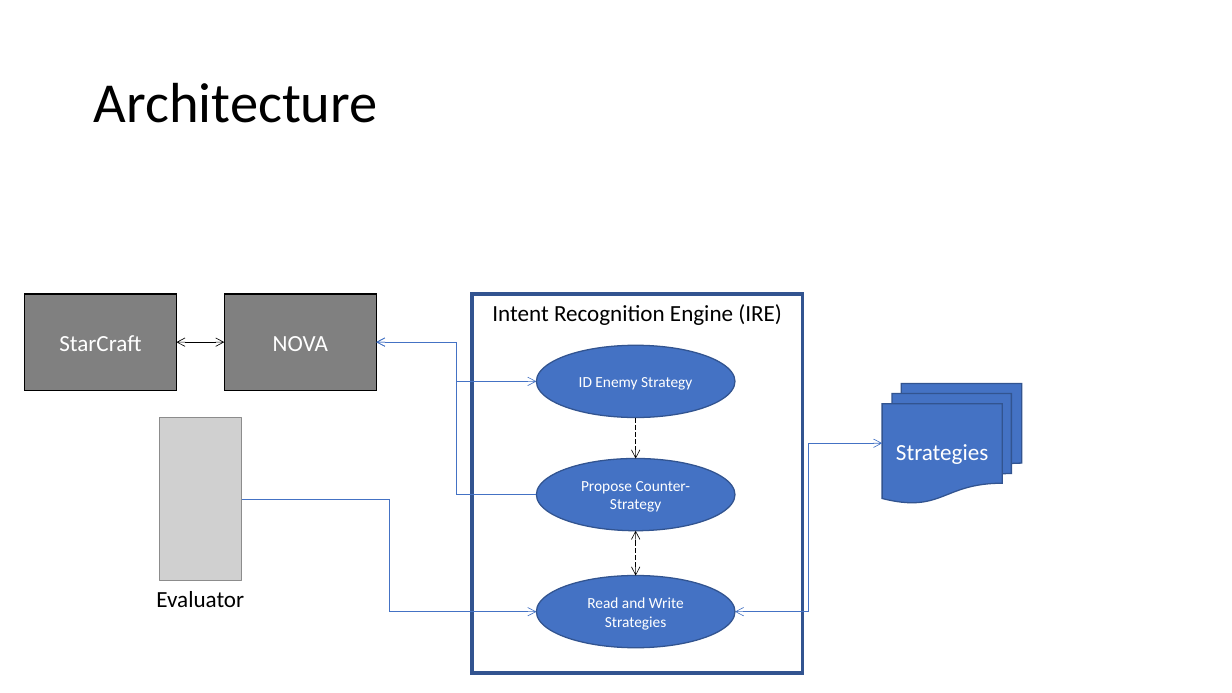
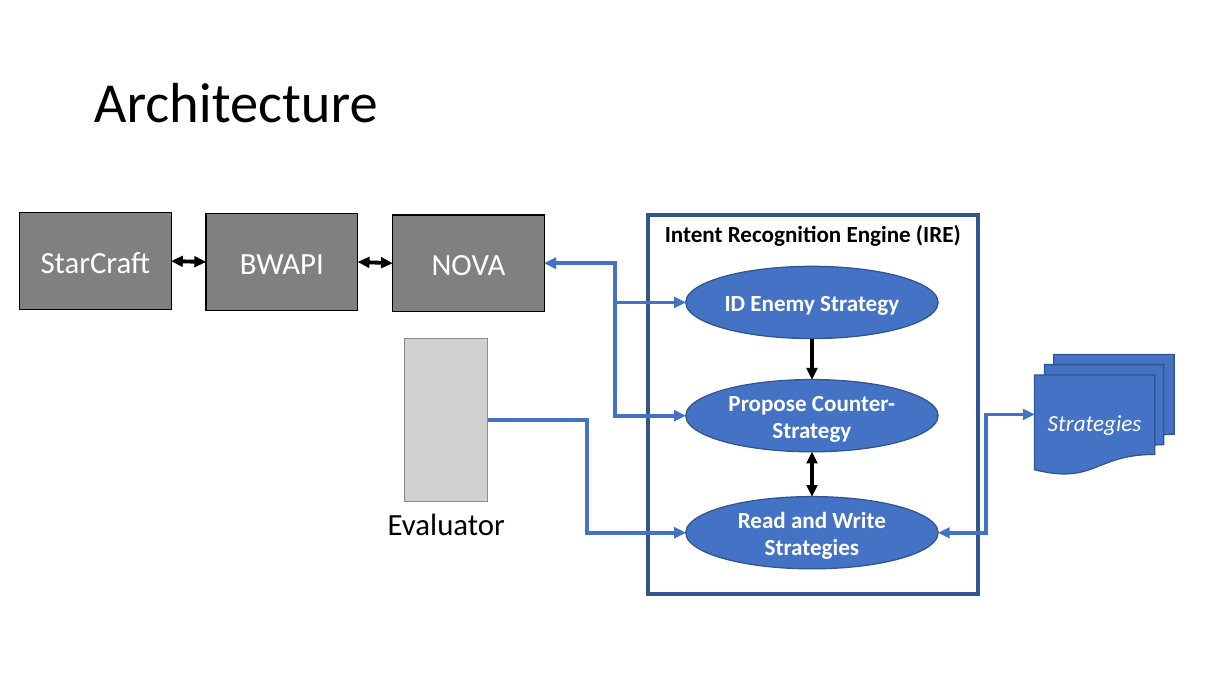
Before and after one commit to mikewkozak/IRE, a slide deck: slide 12 of Documentation/Architecture.pptx. Drawn at 1232x693 pixels with LibreOffice and Linux fonts; fonts in the diff are those of the drawing; grey boxes stand for pictures. Boxes give left, top, right and bottom in pixels: in the first picture for what was removed or moved away, otherwise in the second. Text is boxed around its words. In the diff, an @@ line names an element or a change of style, - is before the commit and + after.

Commit message:
Updates to Thesis including additional references and NOVA test results

```diff
--- a/Documentation/Architecture.pptx
+++ b/Documentation/Architecture.pptx
@@ rectangle "StarCraft" moved from (x1=24, y1=294, x2=176, y2=390) to (x1=19, y1=213, x2=171, y2=309) @@
@@ rectangle added at (x1=206, y1=213, x2=358, y2=310), fill #808080, outline #000000 1 pt, 24 pt, text #FFFFFF @@
+BWAPI
@@ rectangle "NOVA" moved from (x1=225, y1=294, x2=376, y2=390) to (x1=393, y1=215, x2=544, y2=311) @@
@@ rectangle "Intent Recognition Engine (IRE)" at (x1=648, y1=215, x2=979, y2=594): bold on @@
@@ double arrow added from (171, 262) to (206, 262), #000000 3 pt @@
@@ double arrow moved from (177, 342) - (225, 342) to (358, 262) - (393, 263) @@
@@ double arrow (358, 262) - (393, 263): stroke #000000 0.5 pt to #000000 3 pt; arrowheads changed @@
@@ elbow arrow moved from (376, 342) - (537, 494) to (544, 263) - (686, 416) @@
@@ elbow arrow (544, 263) - (686, 416): elbow arrow to elbow double arrow; stroke #4472C4 0.5 pt to #4472C4 3 pt @@
@@ elbow double arrow moved from (376, 342) - (537, 382) to (544, 263) - (686, 302) @@
@@ elbow double arrow (544, 263) - (686, 302): stroke #4472C4 0.5 pt to #4472C4 3 pt; arrowheads changed @@
@@ ellipse "ID Enemy Strategy" resized from (x1=537, y1=346, x2=736, y2=418) to (x1=686, y1=266, x2=938, y2=338) @@
@@ picture moved from (x1=159, y1=418, x2=241, y2=580) to (x1=405, y1=338, x2=487, y2=501) @@
@@ 1 rectangle, 1 double arrow, 1 arrow moved together from (x1=472, y1=294, x2=803, y2=673) to (x1=648, y1=215, x2=979, y2=594) @@
@@ arrow (812, 338) - (812, 380): stroke #000000 0.5 pt dashed to #000000 3 pt dashed; arrowheads changed @@
@@ flow chart multidocument "Strategies" moved from (x1=883, y1=384, x2=1022, y2=503) to (x1=1035, y1=355, x2=1175, y2=474) @@
@@ flow chart multidocument "Strategies" at (x1=1035, y1=355, x2=1175, y2=474): italic on @@
@@ ellipse "Propose Counter-Strategy" resized from (x1=537, y1=458, x2=736, y2=531) to (x1=686, y1=380, x2=938, y2=452) @@
@@ elbow double arrow moved from (883, 444) - (735, 612) to (1035, 414) - (938, 533) @@
@@ elbow double arrow (1035, 414) - (938, 533): stroke #4472C4 0.5 pt to #4472C4 3 pt; arrowheads changed @@
@@ elbow arrow moved from (242, 499) - (537, 612) to (488, 421) - (686, 533) @@
@@ elbow arrow (488, 421) - (686, 533): stroke #4472C4 0.5 pt to #4472C4 3 pt; arrowheads changed @@
@@ double arrow (812, 496) - (812, 452): stroke #000000 0.5 pt dashed to #000000 3 pt dashed; arrowheads changed @@
@@ size 18 to 24 pt in 3 elements at (x1=19, y1=213, x2=171, y2=309), (x1=393, y1=215, x2=544, y2=311), (x1=388, y1=513, x2=505, y2=536) @@
@@ text "Evaluator" moved from (x1=156, y1=591, x2=244, y2=607) to (x1=388, y1=513, x2=505, y2=536) @@
@@ size 12 to 18 pt, bold on in 3 elements at (x1=686, y1=266, x2=938, y2=338), (x1=686, y1=380, x2=938, y2=452), (x1=686, y1=496, x2=938, y2=568) @@
@@ ellipse "Read and Write Strategies" resized from (x1=537, y1=576, x2=736, y2=648) to (x1=686, y1=496, x2=938, y2=568) @@
```
Also in this commit, not shown: 5 other files.
